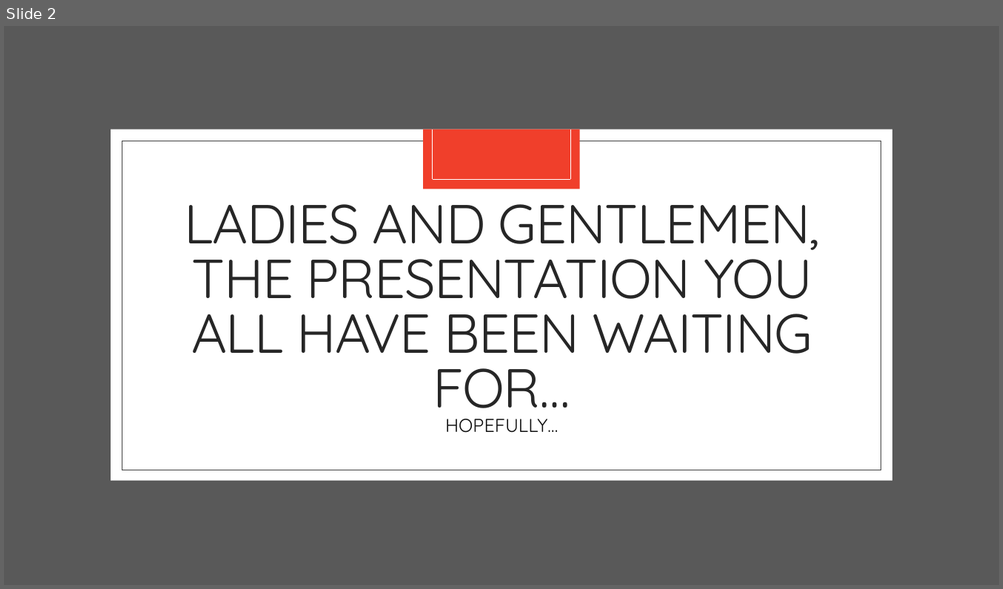
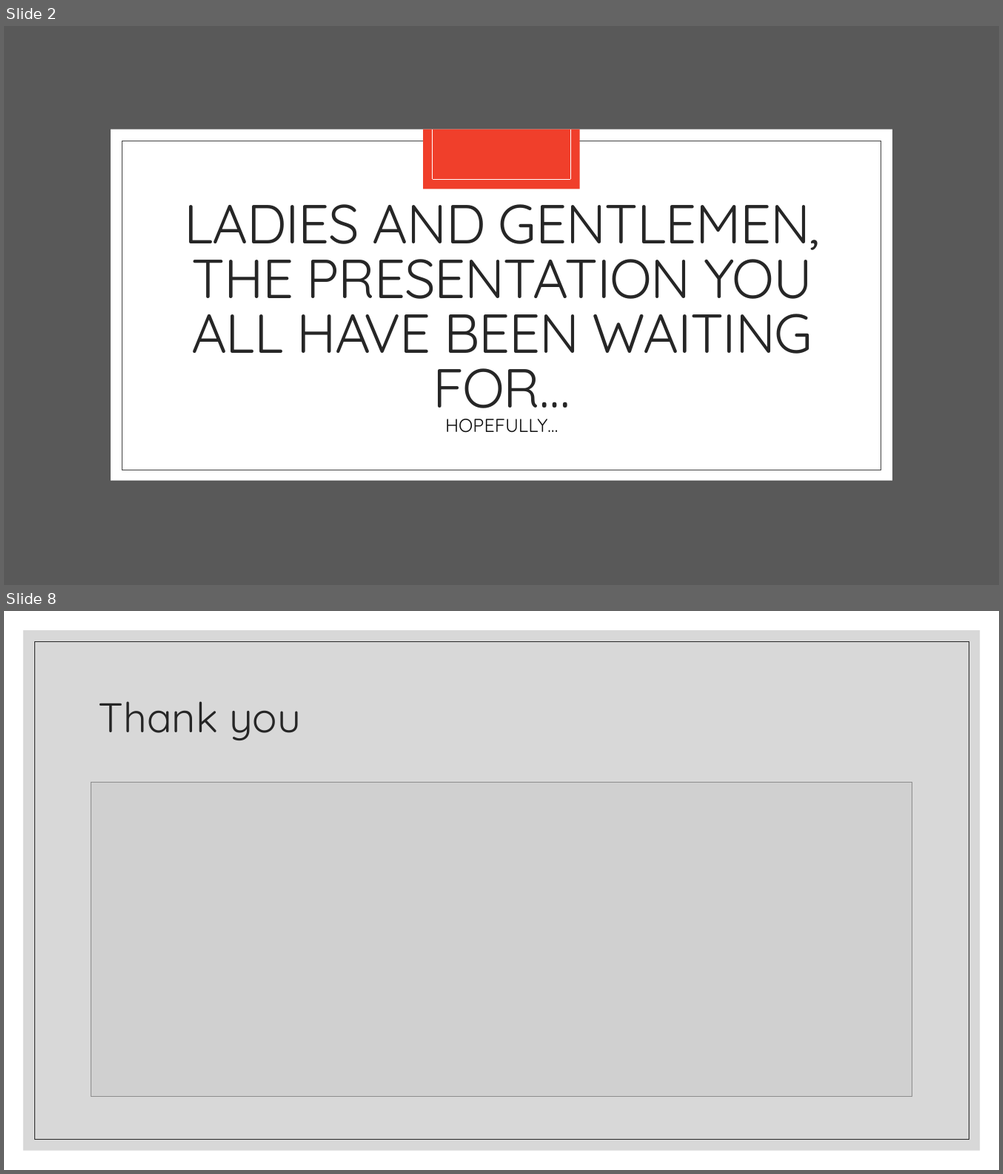
Before and after one commit to JeniLam/Spotify-Dashboard, a slide deck: gOGOGAGA.pptx. Shown one above the other, each under a label of ours: slide 2 before the commit, slides 2 and 8 after it; the slides between them are not shown. The pictures are 1003x589 and 1003x1174 pixels, drawn with LibreOffice and Linux fonts; fonts in the diff are those of the drawing; grey boxes stand for pictures. Boxes give left, top, right and bottom in pixels: in the first picture for what was removed or moved away, otherwise in the second. Text is boxed around its words. In the diff, an @@ line names an element or a change of style, - is before the commit and + after.

```diff
--- a/gOGOGAGA.pptx
+++ b/gOGOGAGA.pptx
@@ slide 8 added at (4,611,999,1170), background #FFFFFF @@
@@ rectangle added at (23,630,980,1151), fill #BFBFBF at 60% opacity @@
@@ rectangle added at (34,641,969,1140), outline #262626 0.5 pt @@
@@ title added at (99,701,301,741), 40 pt, text #262626 @@
+Thank you
@@ picture added at (91,783,912,1096) @@
```
Also in this commit, not shown: 1 slide changed, 5 other slides added, 5 slides removed.
